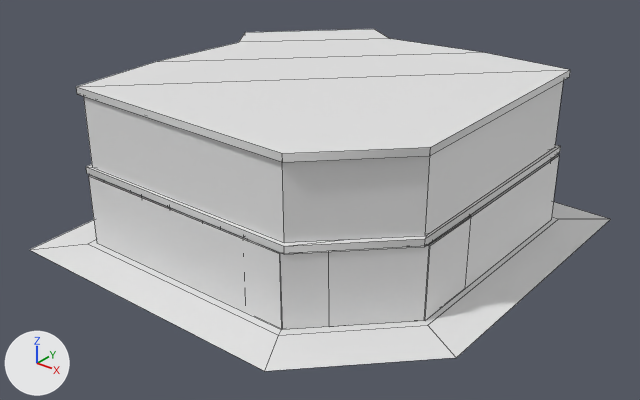
A saved change to the FBX model Assets/Models/New/Gallery version 8.FBX.
Both versions are drawn from a 50 mm lens placed at (31.9, -39.6, 23.2), pointed at (4.9, -5.8, 2.2). Every picture has the same lights, and +X, +Y and +Z are marked at lower left. Mesh edges are drawn as thin lines. Where no turn or scale is listed for an object, it has been applied to the vertices. Vertices at the same position are counted once.

The first picture shows 'Box103', 'Level 1 Floor', 'Level 2', 'Level 2 Floor', 'Level 3 Floor', 'Outer Walls'.
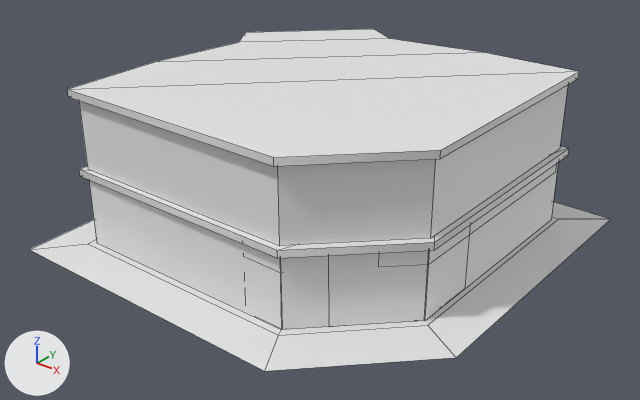
Where the change shows, as pixel boxes [x1, y1, x2, y2] in the pictures (640 x 400 px; the box of a moved part takes in the faces that stretch with it):
'Level 3 Floor', reshaped
    before: [76, 29, 570, 162]
    after: [67, 29, 579, 166]
'Level 2', reshaped
    before: [84, 81, 563, 243]
    after: [79, 85, 568, 245]
'Level 2 Floor', reshaped
    before: [86, 145, 561, 254]
    after: [79, 146, 569, 258]
'Box103', reshaped (not visible afterwards)
    before: [428, 159, 551, 245]
part 2 of me_mesh_002, moved or reshaped
    before: [76, 67, 570, 162]
    after: [67, 67, 579, 166]
part 4 of me_mesh, moved or reshaped
    before: [290, 235, 427, 246]
    after: [279, 236, 435, 250]
part 5 of me_mesh, moved or reshaped
    before: [86, 167, 284, 254]
    after: [79, 169, 278, 258]
part 6 of me_mesh, moved or reshaped
    before: [425, 145, 560, 239]
    after: [435, 146, 569, 242]
part 7 of me_mesh, moved or reshaped
    before: [284, 146, 561, 254]
    after: [277, 149, 569, 258]
part 8 of me_mesh, moved or reshaped
    before: [86, 164, 326, 246]
    after: [80, 166, 293, 250]

What changed in the scene script:
```text
Change me_mesh:
    where me_mesh.from_pydata(...)  # 28 vertices, 28 faces; spans x -9.9..8.8, y -8.5..10.0, z 0.0..0.4
    used by ob_level_2_floor; location = (5.07, -5.37, 4.0)
    me_mesh part 4: all 2 vertices in x 6.8, y -5.4, z 0.0..0.4 are moved by (-0.4, 2.2, 0.0)
    me_mesh part 5: all 4 vertices in x -9.5..4.3, y -8.5..-8.4, z 0.0..0.4 are moved by (0.0, -0.4, 0.0)
    me_mesh part 6: all 2 vertices in x 5.9, y -0.7, z 0.0..0.4 are moved by (0.4, 0.4, 0.0)
    me_mesh part 7: all 4 vertices in x 8.7..8.8, y -4.1..9.8, z 0.0..0.4 are moved by (0.5, 0.0, 0.0)
    me_mesh part 8: all 2 vertices in x 4.1, y -2.6, z 0.0..0.4 are moved by (0.9, 0.9, 0.0)
Change me_mesh_002:
    where me_mesh_002.from_pydata(...)  # 20 vertices, 18 faces; spans x -9.9..8.8, y -8.5..10.0, z 0.0..0.4
    used by ob_level_3_floor; location = (5.07, -5.37, 8.4)
    before: 0 (-9.5, -8.4, 0.0) at pixel (77, 94), 1 (4.3, -8.5, 0.0) at pixel (282, 162), 2 (8.7, -4.1, 0.0) at pixel (429, 155), 3 (8.8, 9.8, 0.0) at pixel (569, 76), 8 (-9.5, -8.4, 0.4) at pixel (76, 86)
    before: 9 (4.3, -8.5, 0.4) at pixel (282, 153), 10 (8.7, -4.1, 0.4) at pixel (430, 147), 11 (8.8, 9.8, 0.4) at pixel (570, 69)
    me_mesh_002 part 2
    add for i in [0, 1, 8, 9]: me_mesh_002.vertices[i].co += Vector((0.0, -0.5, 0.0))
    add for i in [2, 3, 10, 11]: me_mesh_002.vertices[i].co += Vector((0.5, 0.0, 0.0))
Change me_mesh_001:
    where me_mesh_001.from_pydata(...)  # 20 vertices, 10 faces; spans x -6.2..11.9, y -0.8..17.2, z 0.0..4.0
    used by ob_level_2; location = (1.83, -12.85, 4.4)
    before: 0 (-6.0, -0.8, 4.0), 1 (-6.0, -0.8, 0.0) at pixel (92, 167), 8 (11.9, 3.6, 0.0) at pixel (425, 236), 9 (7.3, -0.8, 0.0) at pixel (284, 242), 10 (11.9, 3.6, 4.0)
    before: 11 (7.3, -0.8, 4.0), 12 (11.8, 16.9, 4.0), 13 (11.8, 16.9, 0.0) at pixel (554, 147)
    me_mesh_001 part 1
    add for i in [0, 1, 9, 11]: me_mesh_001.vertices[i].co += Vector((0.0, -0.3, 0.0))
    add for i in [8, 10, 12, 13]: me_mesh_001.vertices[i].co += Vector((0.3, 0.0, 0.0))
Change me_mesh_102:
    used by ob_box103; location = (8.54, 0.0, 3.0)
    remove me_mesh_102.from_pydata(...)  # 24 vertices, 22 faces; spans x -4.46..5.04, y -8.37..4.02, z 0.0..1.0
    add me_mesh_102.from_pydata(...)  # 26 vertices, 25 faces; spans x -4.46..5.37, y -10.82..4.02, z 0.0..1.0
    me_mesh_102 part 3
    7 vertices are removed from x -0.46..5.04, y -8.37..-5.99, z 0.0..1.0
    10 faces are deleted
    9 vertices move from x -4.46..5.01, y -5.99..4.01, z 0.0..1.0 to x -4.46..5.37, y -5.76..4.01, z 0.0..1.0
    4 vertices are added at (5.37, -9.21, 0.0), (4.33, -7.06, 0.0), (3.74, -10.82, 0.0), (3.31, -9.21, 0.0)
    5 new vertices lie (0.0, 0.0, 1.0) away from vertices in x 2.44..5.37, y -10.82..-5.99, z 0.0
    13 new faces join them
```
